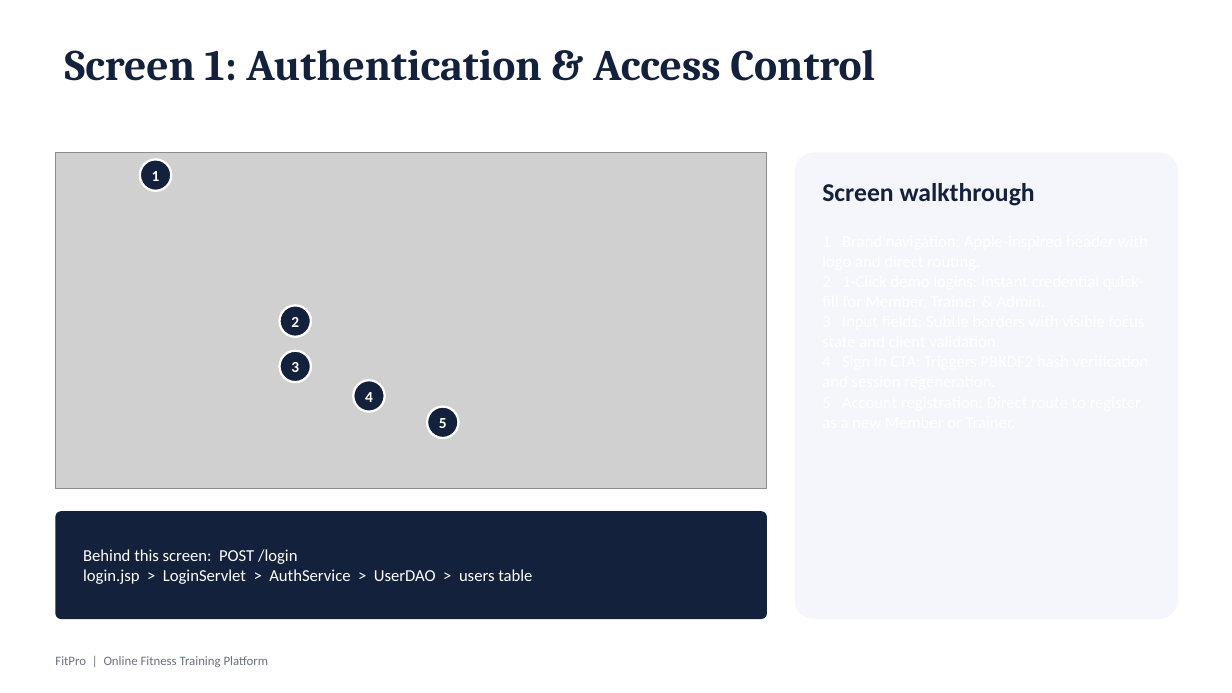
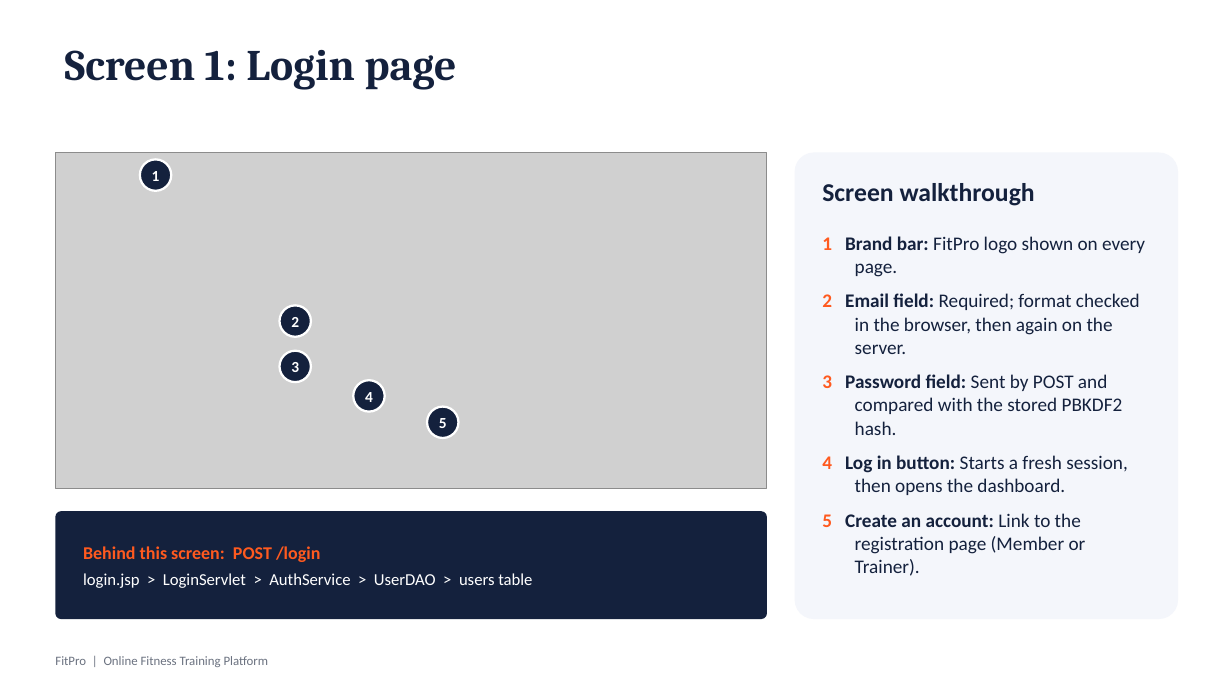
Before and after one commit to adiithakurr110/FitPro-Fitness-Platform, a slide deck: slide 5 of docs/FitPro_Final_Presentation.pptx. Drawn at 1232x693 pixels with LibreOffice and Linux fonts; fonts in the diff are those of the drawing; grey boxes stand for pictures. Boxes give left, top, right and bottom in pixels: in the first picture for what was removed or moved away, otherwise in the second. Text is boxed around its words. In the diff, an @@ line names an element or a change of style, - is before the commit and + after.

```diff
--- a/docs/FitPro_Final_Presentation.pptx
+++ b/docs/FitPro_Final_Presentation.pptx
@@ title at (65,50,457,90): text changed @@
-Screen 1: Authentication & Access Control
+Screen 1: Login page
@@ text added at (822,236,1145,576), 15 pt, text #14213D @@
+1 Brand bar: FitPro logo shown on every page.
+2 Email field: Required; format checked in the browser, then again on the server.
+3 Password field: Sent by POST and compared with the stored PBKDF2 hash.
+4 Log in button: Starts a fresh session, then opens the dashboard.
+5 Create an account: Link to the registration page (Member or Trainer).
@@ text at (83,546,320,562): size 13 to 14 pt, text colour #FFFFFF to #FF5A1F, bold on in "Behind this screen: POST /login"; more space between paragraphs @@
```
Also in this commit, not shown: 15 other slides changed, 1 slide added, 6 slides removed, 1 other file.
